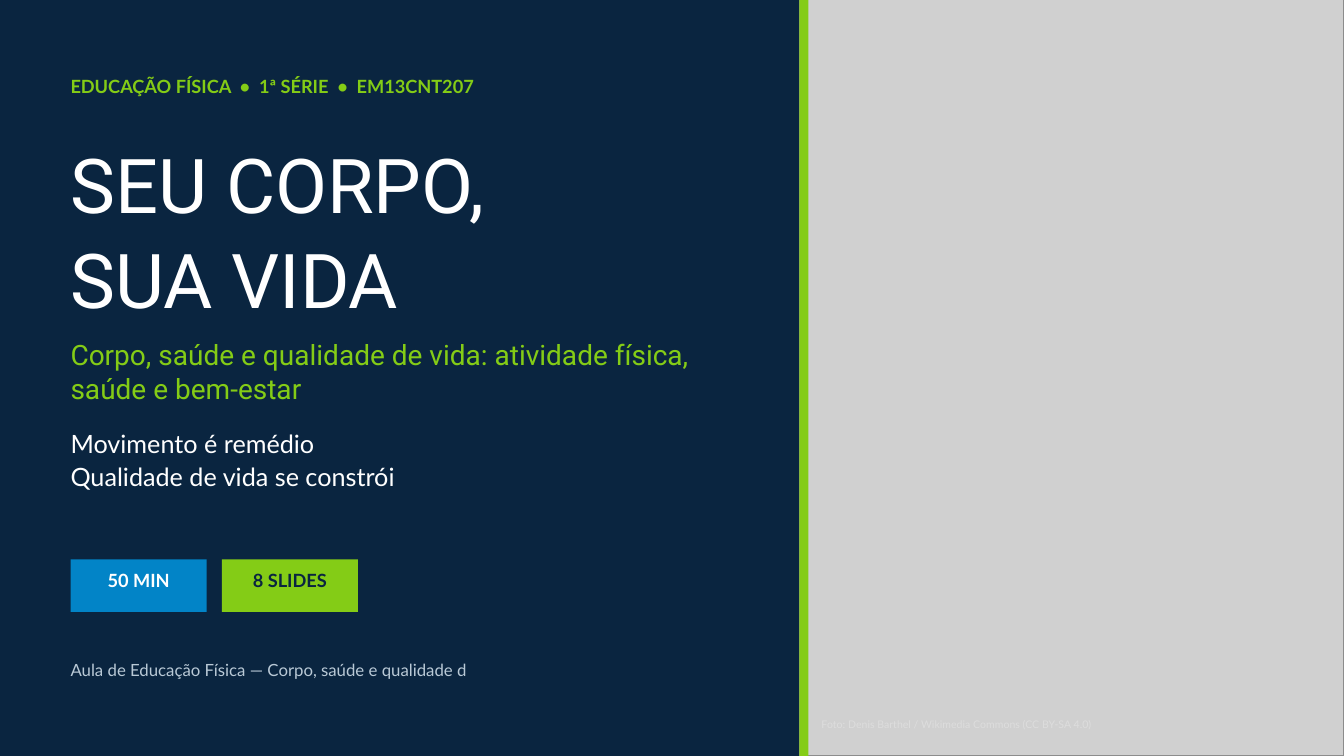
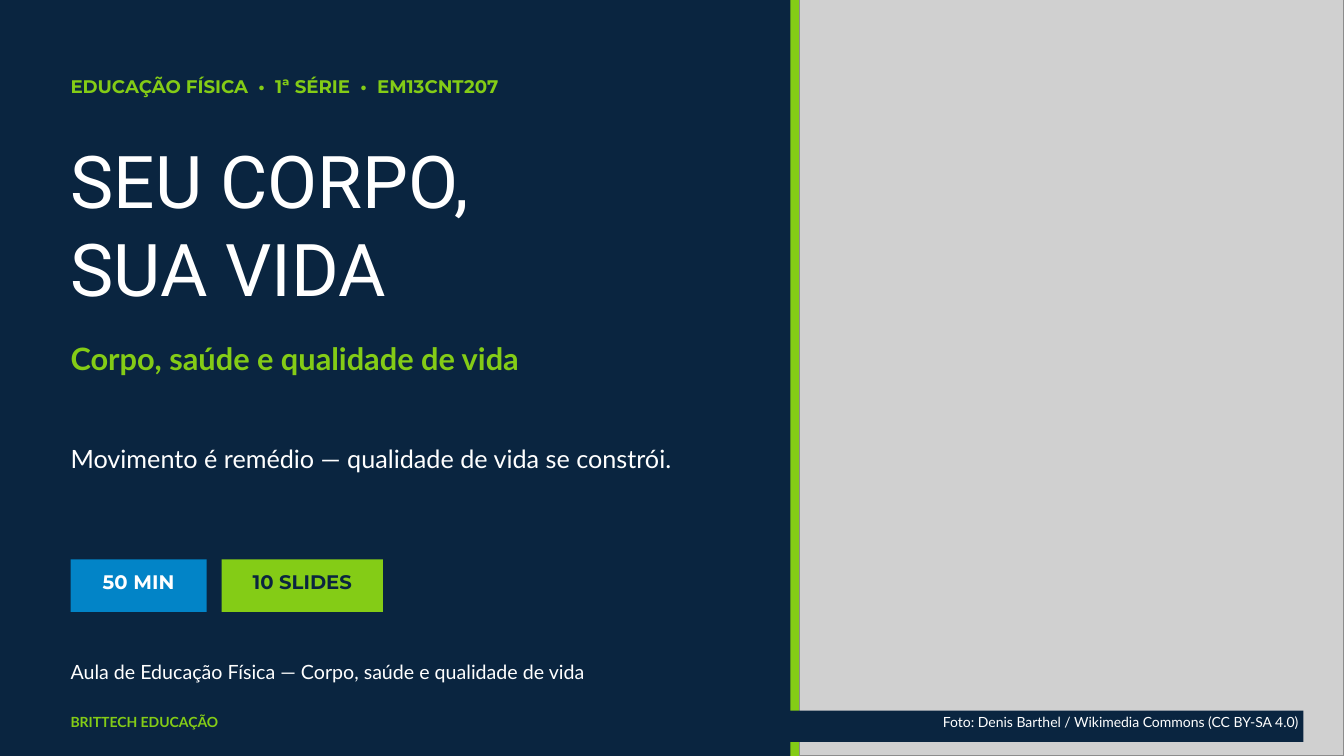
Before and after one commit to thiagollipe-web/brittech-educacao-aulas, a slide deck: slide 1 of ensino-medio/educacao-fisica-1serie-corpo-saude.pptx. Drawn at 1344x756 pixels with LibreOffice and Linux fonts; fonts in the diff are those of the drawing; grey boxes stand for pictures. Boxes give left, top, right and bottom in pixels: in the first picture for what was removed or moved away, otherwise in the second. Text is boxed around its words. In the diff, an @@ line names an element or a change of style, - is before the commit and + after.

```diff
--- a/ensino-medio/educacao-fisica-1serie-corpo-saude.pptx
+++ b/ensino-medio/educacao-fisica-1serie-corpo-saude.pptx
@@ rectangle: place and size @@
-rectangle at [800,0,809,756]
+rectangle at [790,0,800,756]
@@ text "EDUCAÇÃO FÍSICA • 1ª SÉRIE ..." at [71,76,498,97]: font Lato to Montserrat @@
@@ text "SEU CORPO," at [71,155,469,297]: size 54 to 52 pt; line spacing 1.02 to 1; less space between paragraphs @@
@@ text at [71,347,519,375]: text changed; size 20 to 22 pt; font Roboto to Lato; bold on @@
-Corpo, saúde e qualidade de vida: atividade física, saúde e bem-estar
+Corpo, saúde e qualidade de vida
@@ text at [71,449,671,472]: text changed @@
-Movimento é remédio
-Qualidade de vida se constrói
+Movimento é remédio — qualidade de vida se constrói.
@@ rectangle: place and size @@
-rectangle at [222,560,358,612]
+rectangle at [222,560,383,612]
@@ text "50 MIN" at [103,575,174,590]: size 13 to 14 pt, font Lato to Montserrat @@
@@ text at [253,575,352,589]: text changed; size 13 to 14 pt; font Lato to Montserrat @@
-8 SLIDES
+10 SLIDES
@@ text at [71,664,585,683]: text changed; size 12 to 14 pt; text colour #B9C9D6 to #FFFFFF @@
-Aula de Educação Física — Corpo, saúde e qualidade d
+Aula de Educação Física — Corpo, saúde e qualidade de vida
@@ text added at [71,715,219,730], 10 pt, text #84CC16, bold @@
+BRITTECH EDUCAÇÃO
@@ rectangle added at [759,711,1304,742], fill #0A2540 @@
@@ text added at [943,716,1298,729], 10 pt, text #FFFFFF @@
+Foto: Denis Barthel / Wikimedia Commons (CC BY-SA 4.0)
```
Also in this commit, not shown: 2 other slides changed, 7 slides added, 5 slides removed, 4 other files.
